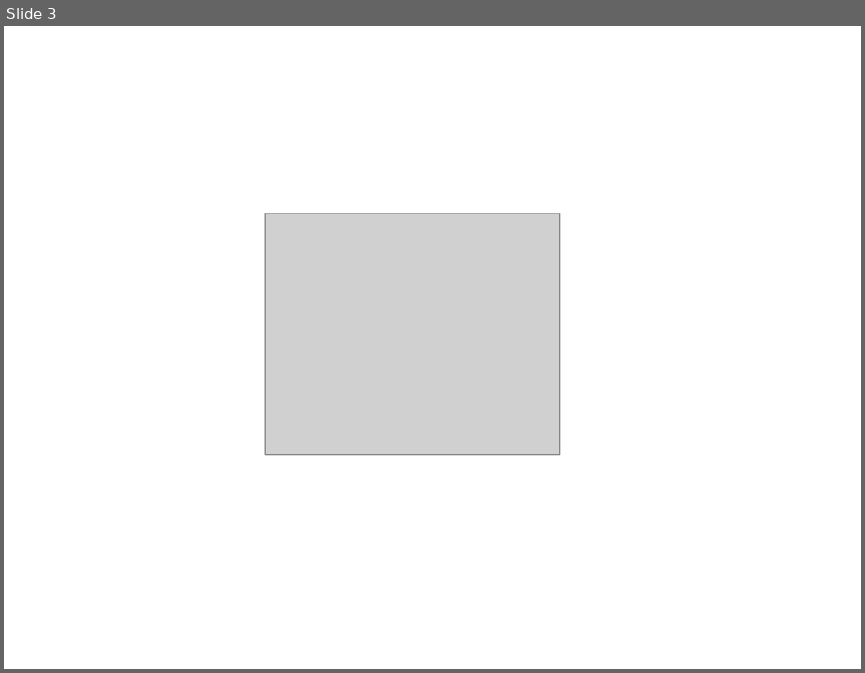
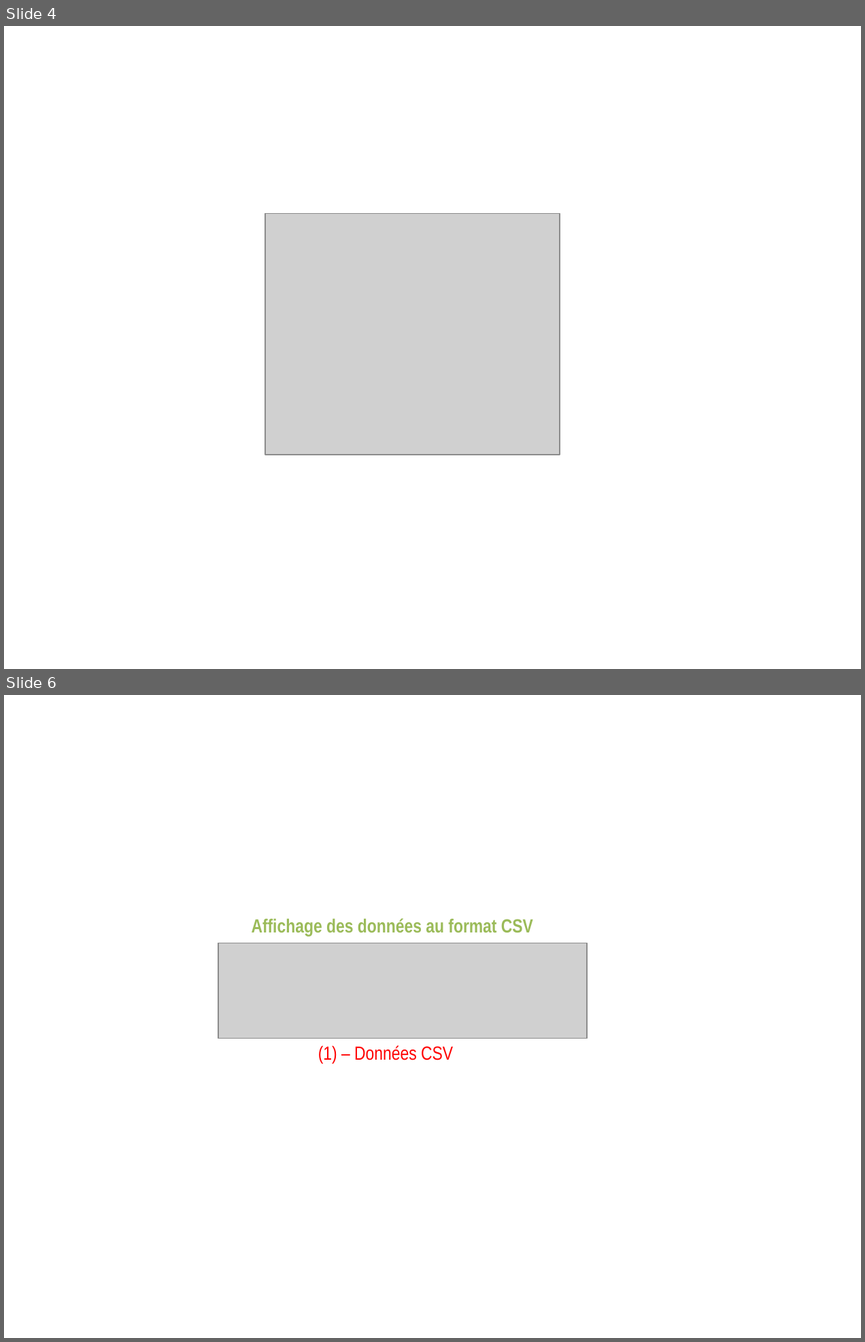
Before and after one commit to gkesse/ReadyDev, a slide deck: data/img/defaults/zPaint.pptx. Shown one above the other, each under a label of ours: slide 3 before the commit, slides 4 and 6 after it; the slides between them are not shown. The pictures are 865x673 and 865x1342 pixels, drawn with LibreOffice and Linux fonts; fonts in the diff are those of the drawing; grey boxes stand for pictures. Boxes give left, top, right and bottom in pixels: in the first picture for what was removed or moved away, otherwise in the second. Text is boxed around its words. In the diff, an @@ line names an element or a change of style, - is before the commit and + after.

```diff
--- a/data/img/defaults/zPaint.pptx
+++ b/data/img/defaults/zPaint.pptx
@@ slide 6 added at <box>4,695,861,1338</box>, background #FFFFFF @@
@@ text added at <box>252,918,533,936</box>, 16 pt, text #9BBB59, bold @@
+Affichage des données au format CSV
@@ picture added at <box>218,943,587,1038</box> @@
@@ text added at <box>318,1045,453,1063</box>, 16 pt, text #FF0000 @@
+(1) – Données CSV
@@ what was slide 3 is now slide 4 @@
```
Also in this commit, not shown: 2 other slides added, 14 other files.
